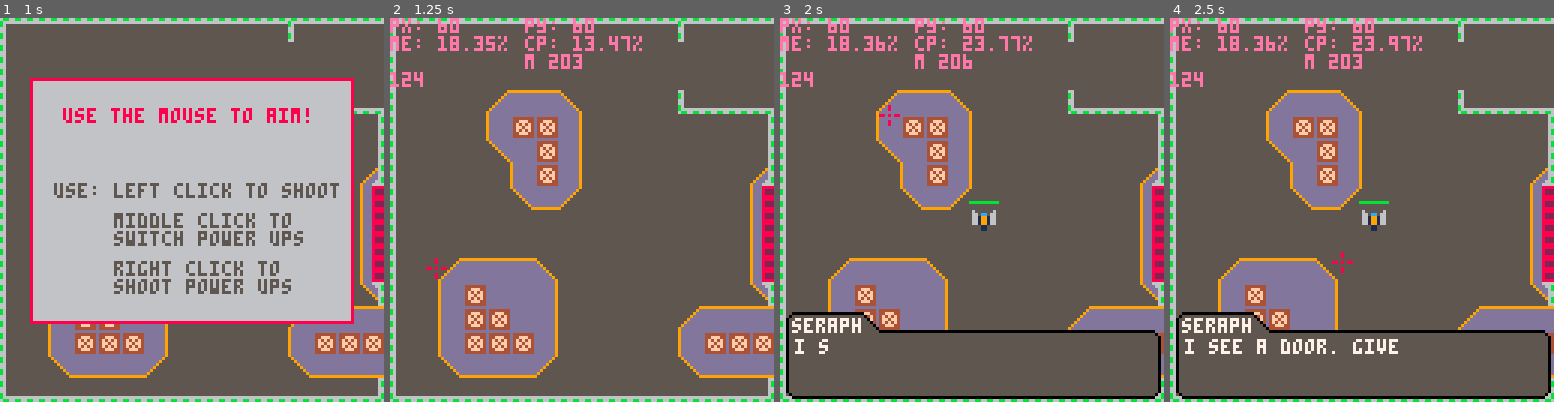
Above: before the commit, frames 1-4 (left to right).
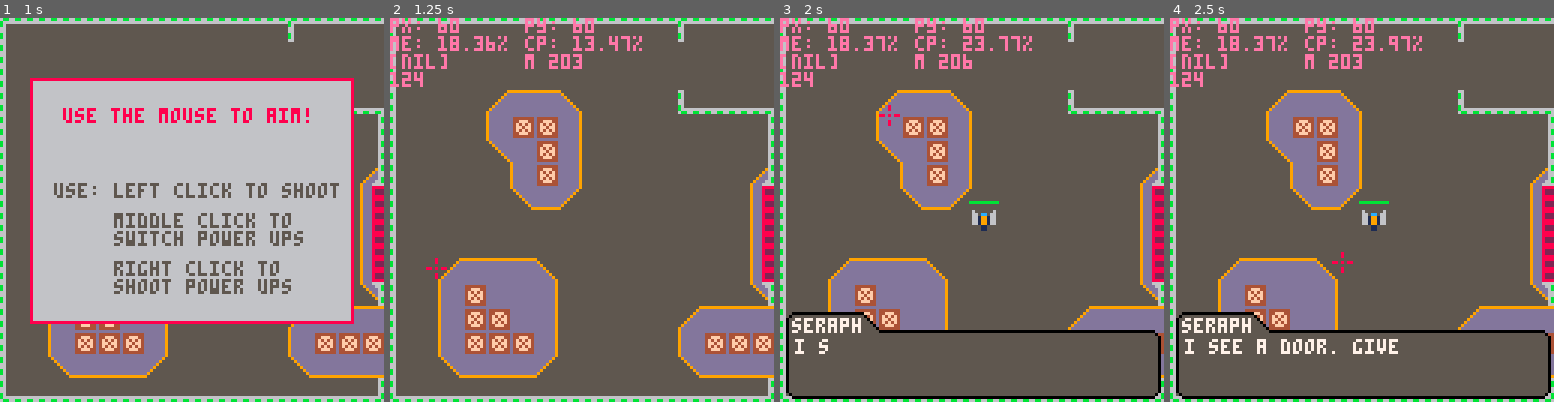
Above: after the commit, the same moments.

Repository: kbrewington/Negation
Game: PICO-8 cartridge negation.p8
The game is run twice, just before and just after one commit, with the same random seed, the same clock (stepped at 60 frames per second) and the same inputs.
Inputs (mouse positions are in pixels of both pictures, inside the frame that each line leads up to):
- Up to frame 1 (1 s): tap X (X key) at 0.33 s; click (280, 121) at 0.67 s; tap O (Z key) at 0.7 s
- Up to frame 2 (1.25 s): tap X (X key) at 1.07 s; click (436, 267) at 1.22 s
- Up to frame 3 (2 s): hold Right from 1.6 s (still down); tap O (Z key) at 1.7 s; click (887, 114) at 1.77 s; tap X (X key) at 1.85 s
- Up to frame 4 (2.5 s): release Right at 2.1 s; tap O (Z key) at 2.1 s; hold Up 2.15-2.42 s; click (1342, 259) at 2.32 s; hold Right from 2.47 s (still down)

Frame 1 is identical in both runs. In frame 2, 0.3% of the frame differs, in the area x 0-28%, y 4-14%; in frame 3, 0.3%; in frame 4, 0.3%.

Commit message:
first boss changes directions now

Diff:
--- a/negation.p8
+++ b/negation.p8
@@ -122,7 +122,7 @@
   print("cp: " ..round(stat(1)*100, 2) .. "%", 45, 6, cpucolor)
 
   print("m "..mget((stat(32) - 3)/8 + level_x, (stat(33) - 3)/8) + level_y, 45, 12, debug_color)
-  print("", 0, 12, debug_color)
+  print(rev, 0, 12, debug_color)
 
   print(124+level_sx-((level_lvl-1)*127), 0, 18, debug_color)
   print("", 45, 18, debug_color)
@@ -375,6 +375,7 @@
   b.destroy_sequence = {135, 136, 135}
   b.circs = {}
   timers["bossstart"] = (lvl == 6) and 12 or 1000
+  rev = 1
   b.draw_healthbar = function()
              --health bar
              if (b.sprite == 128 or 139) xoffset = 1
@@ -383,16 +384,14 @@
            end
   b.update = function()
            local p_ang = angle_btwn(player.x, player.y, b.x, b.y)
+           if (flr(timers["bossstart"])%10 == 0) rev*=-1; timers["bossstart"] = 100
            if b.level == 1 then
              b.angle = (b.angle+1)%360
-             for i=0,3 do
-               if (b.angle%b.fire_rate == 0) shoot(b.x, b.y, (b.angle + (90*i)), 130, false, true)
+             for i=1,360,90 do
+               if (b.angle%b.fire_rate == 0) shoot(b.x, b.y, i+(rev*b.angle), 141, false, true)
              end
-
-             path = minimum_neighbor(b, player)
-             b.x = b.x + ((b.x-path.x)*b.speed)*(-1)
-             b.y = b.y + ((b.y-path.y)*b.speed)*(-1)
-
+             b.x = b.x - .01*sin(p_ang/360)
+             b.y = b.y - .01*cos(p_ang/360)
            elseif b.level < 3 then
              if b.level==2.5 or b.shot_last ~= nil and ((time() - b.shot_last) < 2) then
                if flr(time()*50)%b.fire_rate == 0 then
